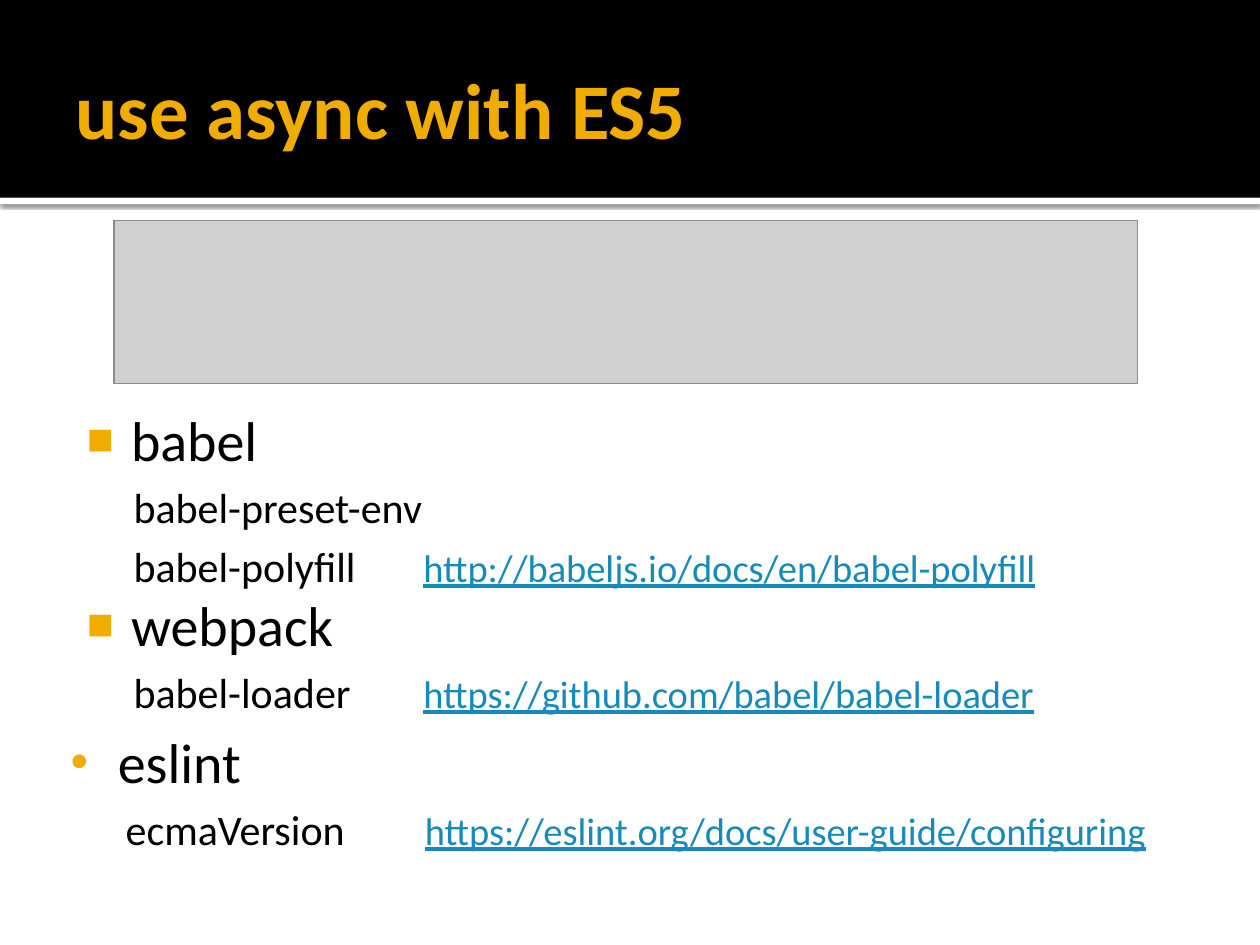
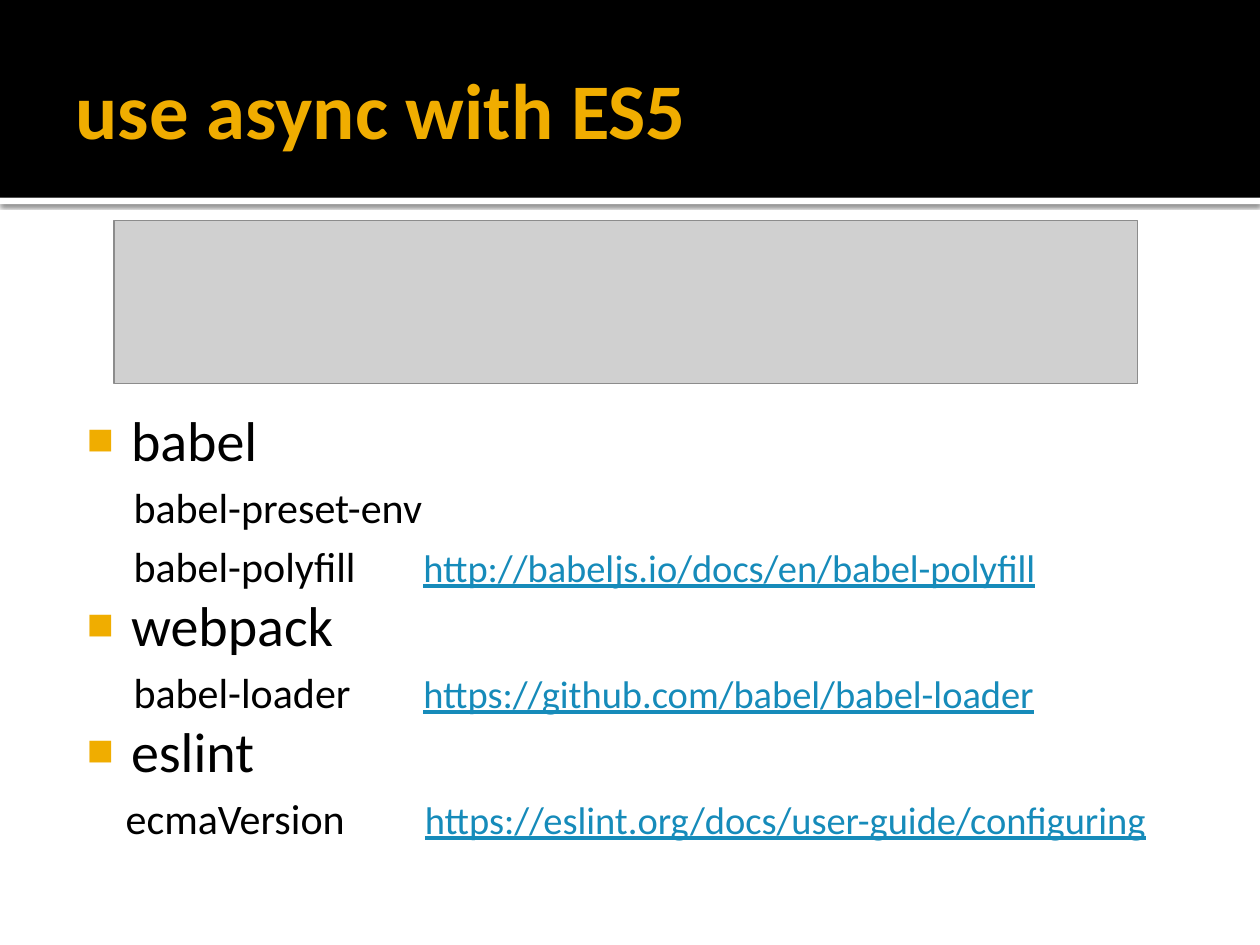
Before and after one commit to dakefaen/angularjsWithAsync, a slide deck: slide 7 of async in js.pptx. Drawn at 1260x945 pixels with LibreOffice and Linux fonts; fonts in the diff are those of the drawing; grey boxes stand for pictures. Boxes give left, top, right and bottom in pixels: in the first picture for what was removed or moved away, otherwise in the second. Text is boxed around its words. In the diff, an @@ line names an element or a change of style, - is before the commit and + after.

```diff
--- a/async in js.pptx
+++ b/async in js.pptx
@@ text "babel" at (x1=126, y1=422, x2=1146, y2=841): bullet • to ■; less space between paragraphs @@
```
Also in this commit, not shown: 3 other files.
